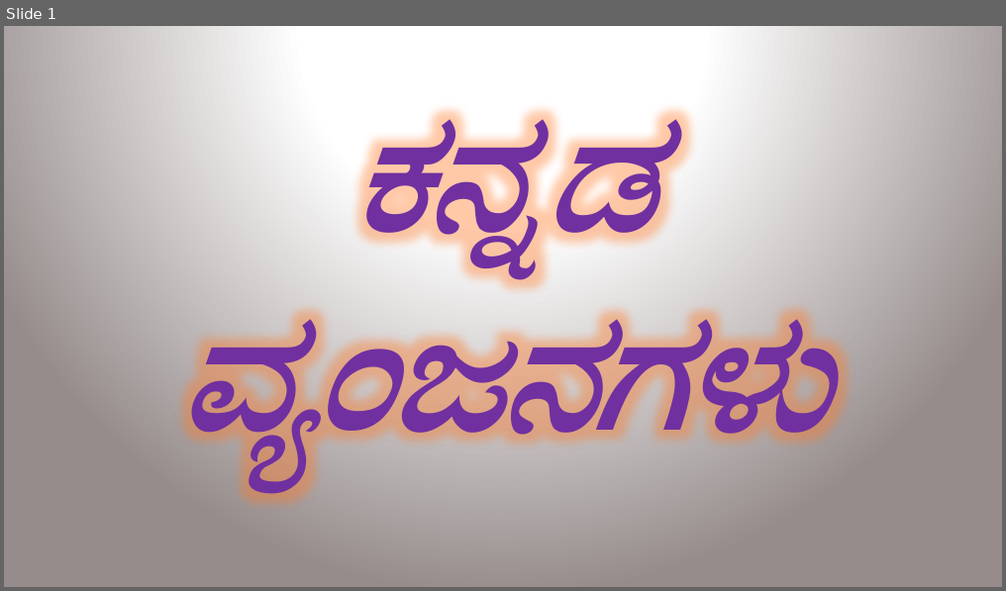
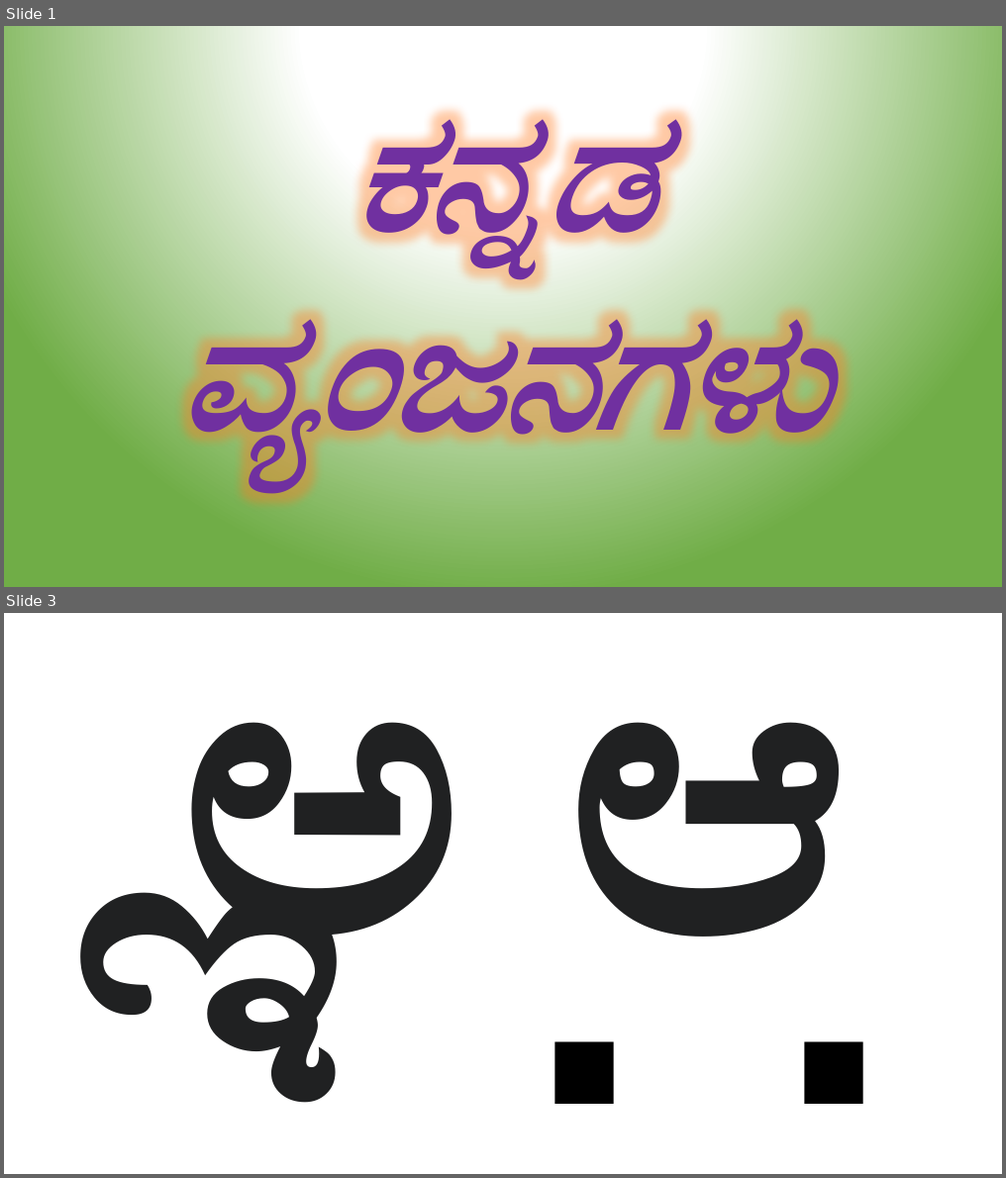
Before and after one commit to Zingade/xing-learn, a slide deck: frontend/src/assets/images/kan-alphabet/MyKannadaTemplate.pptx. Shown one above the other, each under a label of ours: slide 1 before the commit, slides 1 and 3 after it; the slides between them are not shown. The pictures are 1006x591 and 1006x1178 pixels, drawn with LibreOffice and Linux fonts; fonts in the diff are those of the drawing. Boxes give left, top, right and bottom in pixels: in the first picture for what was removed or moved away, otherwise in the second. Text is boxed around its words. In the diff, an @@ line names an element or a change of style, - is before the commit and + after.

```diff
--- a/frontend/src/assets/images/kan-alphabet/MyKannadaTemplate.pptx
+++ b/frontend/src/assets/images/kan-alphabet/MyKannadaTemplate.pptx
@@ slide 3 added at bbox=[4, 613, 1002, 1174], background #FFFFFF @@
@@ text added at bbox=[74, 722, 846, 1103], 400 pt, text #202122, bold @@
+ಅ ಆ ಇ ..
@@ slide 1 changed as well @@
@@ background gradient #FFFFFF to #968C8C to gradient #FFFFFF to #70AD47 @@
@@ text "ಕನ್ನಡ" at bbox=[181, 92, 826, 475]: letter outline #000000 0.75 pt to #FFFFFF 0.75 pt @@
```
Also in this commit, not shown: 3 other slides added, 12 other files.
